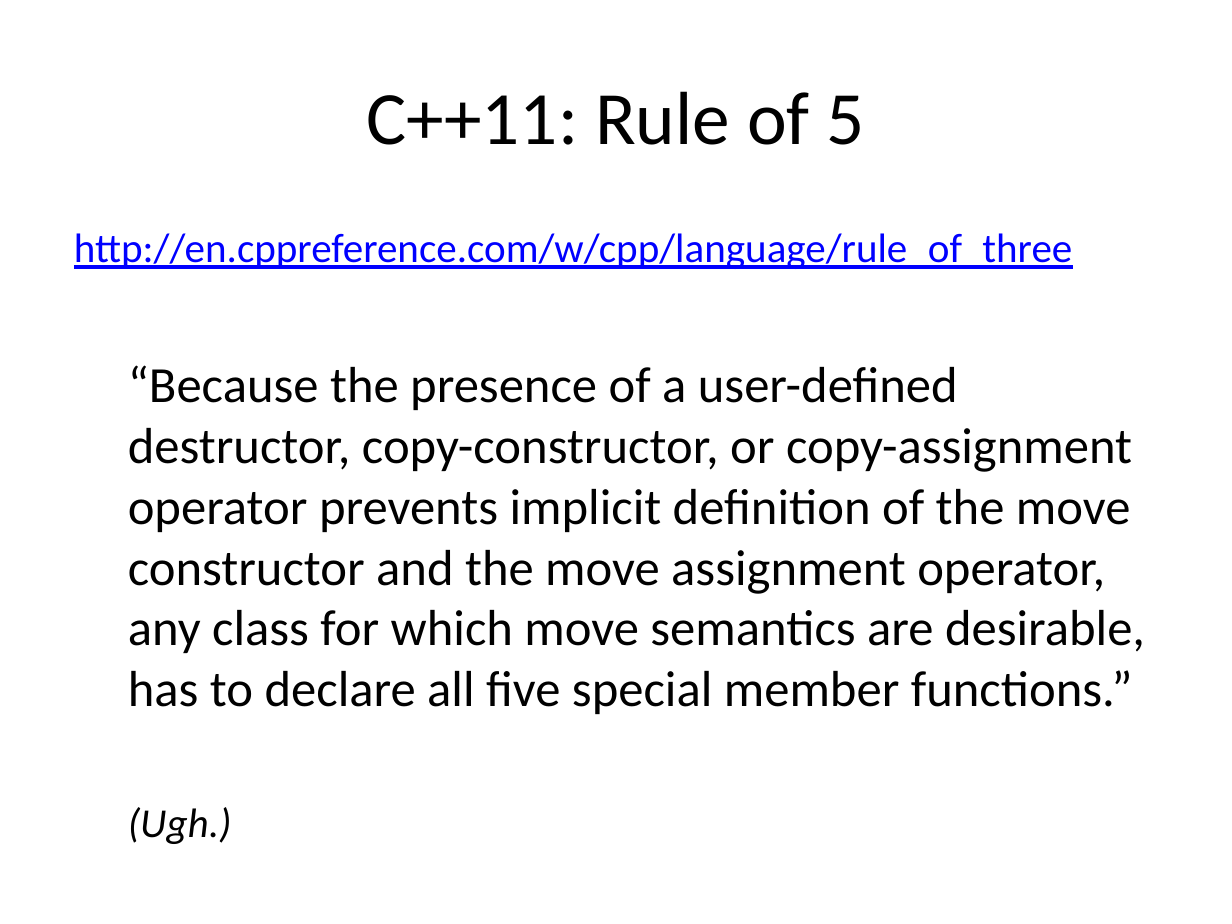
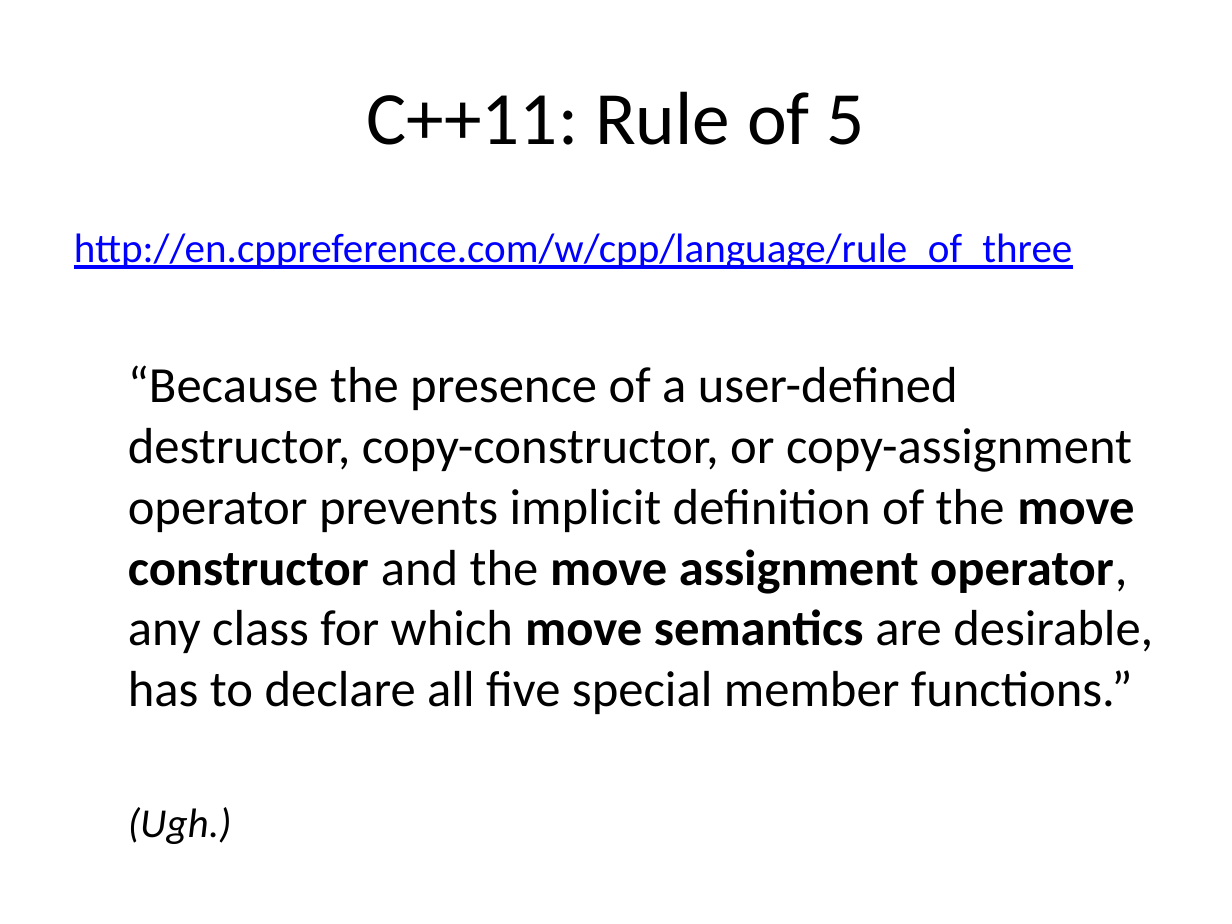
Before and after one commit to fellmad/FunWithCpp11, a slide deck: slide 43 of doc/Fun_with_C++11.pptx (slide 42 before the commit). Drawn at 1232x924 pixels with LibreOffice and Linux fonts; fonts in the diff are those of the drawing. Boxes give left, top, right and bottom in pixels: in the first picture for what was removed or moved away, otherwise in the second. Text is boxed around its words. In the diff, an @@ line names an element or a change of style, - is before the commit and + after.

```diff
--- a/doc/Fun_with_C++11.pptx
+++ b/doc/Fun_with_C++11.pptx
@@ text at (128, 365, 1153, 714): bold on in "move constructor move assignment operator, move semantics" @@
```
Also in this commit, not shown: 1 slide added, 4 other files.
